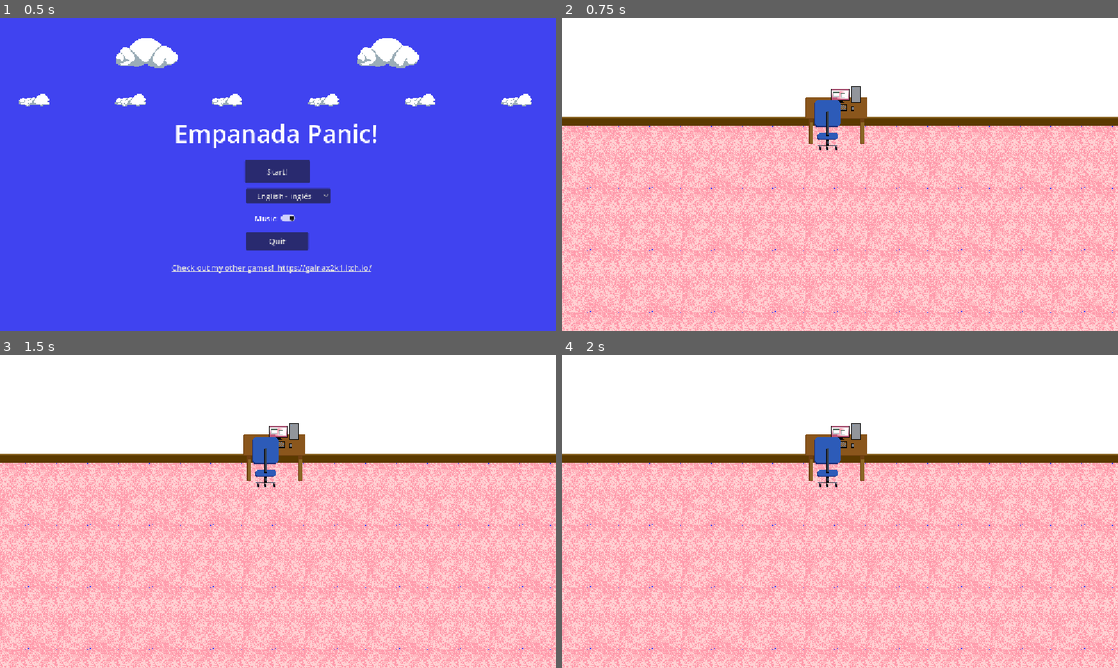
Above: before the commit, frames 1-4 (two rows, left to right).
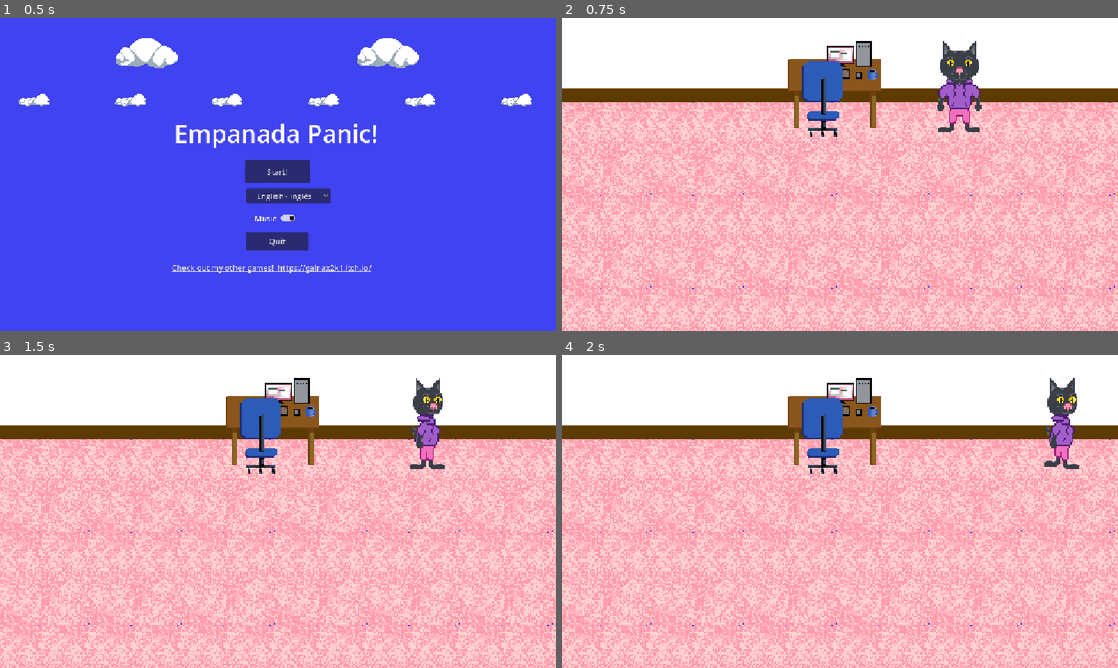
Above: after the commit, the same moments.

Repository: gainax2k1/empanada-panic
Game: Godot game, scene res://Scenes/game.tscn
The game is run twice, just before and just after one commit, with the same random seed, the same clock (stepped at 60 frames per second) and the same inputs.
Inputs (mouse positions are in pixels of both pictures, inside the frame that each line leads up to):
- Up to frame 1 (0.5 s): no input
- Up to frame 2 (0.75 s): click "Start!" at 0.5 s
- Up to frame 3 (1.5 s): tap Enter at 1.25 s; move the mouse to (400, 495) at 1.27 s; hold Right (ui_right) from 1.28 s (still down)
- Up to frame 4 (2 s): keep holding Right (ui_right)

Frame 1 is identical in both runs. In frame 2, 57% of the frame differs, in the area x 0-100%, y 7-100%; in frame 3, 56%; in frame 4, 56%.

Commit message:
interior movement and animation

Diff:
--- /dev/null
+++ b/Scenes/character_body_2d.gd
@@ -0,0 +1,10 @@
+extends CharacterBody2D
+
+const SPEED = 100.0
+
+func _physics_process(delta: float) -> void:
+	var move_vector: Vector2 = Input.get_vector("ui_left", "ui_right", "ui_up", "ui_down")
+
+	velocity = move_vector * SPEED
+
+	move_and_slide()
--- a/Scenes/interior.tscn
+++ b/Scenes/interior.tscn
@@ -7,6 +7,9 @@
 [ext_resource type="Texture2D" uid="uid://dhli754c3detf" path="res://Graphics/Interior/wood-desk.png" id="5_4ytjt"]
 [ext_resource type="Texture2D" uid="uid://de7cwiatt2y2b" path="res://Graphics/Interior/desktop-coputer.png" id="6_weeyf"]
 [ext_resource type="Texture2D" uid="uid://bu58oumhtvfo5" path="res://Graphics/Interior/desk-chair.png" id="7_i3eo0"]
+[ext_resource type="Texture2D" uid="uid://0ma7nepncbg8" path="res://Graphics/Interior/mug.png" id="8_ndt06"]
+[ext_resource type="Script" uid="uid://cjfos3n1cmvu4" path="res://Scripts/HeroCat.gd" id="9_4ytjt"]
+[ext_resource type="Texture2D" uid="uid://d0y2rfc8ptajg" path="res://Graphics/Characters/hero-cat-big-animated-Sheet.png" id="10_4ytjt"]
 
 [sub_resource type="TileSetAtlasSource" id="TileSetAtlasSource_hw515"]
 texture = ExtResource("2_tvrgx")
@@ -46,12 +49,159 @@
 sources/1 = SubResource("TileSetAtlasSource_fesy0")
 sources/2 = SubResource("TileSetAtlasSource_g117r")
 
+[sub_resource type="RectangleShape2D" id="RectangleShape2D_0vkqu"]
+size = Vector2(1159, 314)
+
+[sub_resource type="RectangleShape2D" id="RectangleShape2D_5ltfr"]
+size = Vector2(59, 44)
+
+[sub_resource type="RectangleShape2D" id="RectangleShape2D_e78ct"]
+size = Vector2(19, 49)
+
+[sub_resource type="RectangleShape2D" id="RectangleShape2D_ga5kc"]
+size = Vector2(25, 8)
+
+[sub_resource type="AtlasTexture" id="AtlasTexture_weeyf"]
+atlas = ExtResource("10_4ytjt")
+region = Rect2(0, 0, 32, 64)
+
+[sub_resource type="AtlasTexture" id="AtlasTexture_i3eo0"]
+atlas = ExtResource("10_4ytjt")
+region = Rect2(0, 64, 32, 64)
+
+[sub_resource type="AtlasTexture" id="AtlasTexture_hw515"]
+atlas = ExtResource("10_4ytjt")
+region = Rect2(0, 128, 32, 64)
+
+[sub_resource type="AtlasTexture" id="AtlasTexture_fesy0"]
+atlas = ExtResource("10_4ytjt")
+region = Rect2(0, 192, 32, 64)
+
+[sub_resource type="AtlasTexture" id="AtlasTexture_g117r"]
+atlas = ExtResource("10_4ytjt")
+region = Rect2(64, 0, 32, 64)
+
+[sub_resource type="AtlasTexture" id="AtlasTexture_575xr"]
+atlas = ExtResource("10_4ytjt")
+region = Rect2(64, 64, 32, 64)
+
+[sub_resource type="AtlasTexture" id="AtlasTexture_rr08r"]
+atlas = ExtResource("10_4ytjt")
+region = Rect2(64, 128, 32, 64)
+
+[sub_resource type="AtlasTexture" id="AtlasTexture_1n1yy"]
+atlas = ExtResource("10_4ytjt")
+region = Rect2(64, 192, 32, 64)
+
+[sub_resource type="AtlasTexture" id="AtlasTexture_amk3b"]
+atlas = ExtResource("10_4ytjt")
+region = Rect2(96, 0, 32, 64)
+
+[sub_resource type="AtlasTexture" id="AtlasTexture_4d42j"]
+atlas = ExtResource("10_4ytjt")
+region = Rect2(96, 64, 32, 64)
+
+[sub_resource type="AtlasTexture" id="AtlasTexture_cucn4"]
+atlas = ExtResource("10_4ytjt")
+region = Rect2(96, 128, 32, 64)
+
+[sub_resource type="AtlasTexture" id="AtlasTexture_jmpqy"]
+atlas = ExtResource("10_4ytjt")
+region = Rect2(96, 192, 32, 64)
+
+[sub_resource type="AtlasTexture" id="AtlasTexture_hhj6u"]
+atlas = ExtResource("10_4ytjt")
+region = Rect2(32, 0, 32, 64)
+
+[sub_resource type="AtlasTexture" id="AtlasTexture_247wb"]
+atlas = ExtResource("10_4ytjt")
+region = Rect2(32, 64, 32, 64)
+
+[sub_resource type="AtlasTexture" id="AtlasTexture_ew5rc"]
+atlas = ExtResource("10_4ytjt")
+region = Rect2(32, 128, 32, 64)
+
+[sub_resource type="AtlasTexture" id="AtlasTexture_amt25"]
+atlas = ExtResource("10_4ytjt")
+region = Rect2(32, 192, 32, 64)
+
+[sub_resource type="SpriteFrames" id="SpriteFrames_ga5kc"]
+animations = [{
+"frames": [{
+"duration": 0.5,
+"texture": SubResource("AtlasTexture_weeyf")
+}, {
+"duration": 1.0,
+"texture": SubResource("AtlasTexture_i3eo0")
+}, {
+"duration": 0.5,
+"texture": SubResource("AtlasTexture_hw515")
+}, {
+"duration": 1.0,
+"texture": SubResource("AtlasTexture_fesy0")
+}],
+"loop": 1,
+"name": &"Facing-Down",
+"speed": 5.0
+}, {
+"frames": [{
+"duration": 1.0,
+"texture": SubResource("AtlasTexture_g117r")
+}, {
+"duration": 1.0,
+"texture": SubResource("AtlasTexture_575xr")
+}, {
+"duration": 1.0,
+"texture": SubResource("AtlasTexture_rr08r")
+}, {
+"duration": 1.0,
+"texture": SubResource("AtlasTexture_1n1yy")
+}],
+"loop": 1,
+"name": &"Facing-Left",
+"speed": 5.0
+}, {
+"frames": [{
+"duration": 1.0,
+"texture": SubResource("AtlasTexture_amk3b")
+}, {
+"duration": 1.0,
+"texture": SubResource("AtlasTexture_4d42j")
+}, {
+"duration": 1.0,
+"texture": SubResource("AtlasTexture_cucn4")
+}, {
+"duration": 1.0,
+"texture": SubResource("AtlasTexture_jmpqy")
+}],
+"loop": 1,
+"name": &"Facing-Right",
+"speed": 5.0
+}, {
+"frames": [{
+"duration": 0.5,
+"texture": SubResource("AtlasTexture_hhj6u")
+}, {
+"duration": 1.0,
+"texture": SubResource("AtlasTexture_247wb")
+}, {
+"duration": 0.5,
+"texture": SubResource("AtlasTexture_ew5rc")
+}, {
+"duration": 1.0,
+"texture": SubResource("AtlasTexture_amt25")
+}],
+"loop": 1,
+"name": &"Facing-Up",
+"speed": 5.0
+}]
+
 [node name="Interior" type="Node2D" unique_id=668433556]
 script = ExtResource("1_bxmwn")
 
 [node name="Camera2D" type="Camera2D" parent="." unique_id=1194269572]
 position = Vector2(324, 354)
-zoom = Vector2(2, 2)
+zoom = Vector2(3, 3)
 
 [node name="Label" type="Label" parent="." unique_id=944945587]
 offset_left = 467.0
@@ -64,16 +214,53 @@
 tile_map_data = PackedByteArray("AAAAAAAAAQAAAAAAAAAAAAEAAQAAAAEAAAABAAAAAQABAAAAAAABAAEAAQABAAEAAAAAAAIAAQAAAAAAAAAAAA …(47152 unchanged characters)…
 tile_set = SubResource("TileSet_ga5kc")
 
+[node name="StaticBody2D" type="StaticBody2D" parent="WallCarpet" unique_id=2101739093]
+position = Vector2(1, -1)
+
+[node name="CollisionShape2D" type="CollisionShape2D" parent="WallCarpet/StaticBody2D" unique_id=124141446]
+position = Vector2(569.5, 147)
+shape = SubResource("RectangleShape2D_0vkqu")
+
 [node name="Furniture" type="TileMapLayer" parent="." unique_id=1862679663]
 
 [node name="WoodDesk" type="Sprite2D" parent="." unique_id=2135215725]
 position = Vector2(320, 290)
 texture = ExtResource("5_4ytjt")
 
-[node name="DesktopCoputer" type="Sprite2D" parent="." unique_id=1062404772]
+[node name="StaticBody2D" type="StaticBody2D" parent="WoodDesk" unique_id=684877721]
+
+[node name="CollisionShape2D" type="CollisionShape2D" parent="WoodDesk/StaticBody2D" unique_id=1948939232]
+position = Vector2(0.5, 8)
+shape = SubResource("RectangleShape2D_5ltfr")
+
+[node name="DesktopComputer" type="Sprite2D" parent="." unique_id=1062404772]
 position = Vector2(330, 278)
 texture = ExtResource("6_weeyf")
 
 [node name="DeskChair" type="Sprite2D" parent="." unique_id=2102293045]
-position = Vector2(311, 305)
+position = Vector2(312, 304)
 texture = ExtResource("7_i3eo0")
+
+[node name="StaticBody2D" type="StaticBody2D" parent="DeskChair" unique_id=988950829]
+position = Vector2(0.5, -2.5)
+
+[node name="CollisionShape2D" type="CollisionShape2D" parent="DeskChair/StaticBody2D" unique_id=2002027435]
+shape = SubResource("RectangleShape2D_e78ct")
+
+[node name="Mug" type="Sprite2D" parent="." unique_id=283110079]
+position = Vector2(347.00003, 285.00003)
+scale = Vector2(0.4375, 0.4375)
+texture = ExtResource("8_ndt06")
+
+[node name="HeroCat" type="CharacterBody2D" parent="." unique_id=309166348]
+motion_mode = 1
+script = ExtResource("9_4ytjt")
+
+[node name="CollisionShape2D" type="CollisionShape2D" parent="HeroCat" unique_id=100164760]
+position = Vector2(406.5, 320)
+shape = SubResource("RectangleShape2D_ga5kc")
+
+[node name="HeroCatBig" type="AnimatedSprite2D" parent="HeroCat" unique_id=746632077]
+position = Vector2(407, 293)
+sprite_frames = SubResource("SpriteFrames_ga5kc")
+animation = &"Facing-Down"
--- /dev/null
+++ b/Scripts/HeroCat.gd
@@ -0,0 +1,21 @@
+extends CharacterBody2D
+
+const SPEED = 100.0
+
+func _physics_process(delta: float) -> void:
+	var move_vector: Vector2 = Input.get_vector("ui_left", "ui_right", "ui_up", "ui_down")
+
+	velocity = move_vector * SPEED
+
+	if velocity.x > 0:
+		$HeroCatBig.play("Facing-Right")
+	elif velocity.x < 0:
+		$HeroCatBig.play("Facing-Left")
+	elif velocity.y > 0:
+		$HeroCatBig.play("Facing-Down")
+	elif velocity.y < 0:
+		$HeroCatBig.play("Facing-Up")
+	if velocity == Vector2(0,0):
+		$HeroCatBig.stop()
+
+	move_and_slide()
--- a/project_time_tracker.json
+++ b/project_time_tracker.json
@@ -1,7 +1,7 @@
 {
-  "2D": 10424.483,
+  "2D": 11273.053,
   "AFK": 1463.375,
   "Documentation": 211.744,
-  "Game": 1251.286,
-  "Script": 12564.568
+  "Game": 2685.715,
+  "Script": 13204.375
 }
Binary file added: Graphics/Characters/hero-cat-big-Sheet.png
Not shown, added: Graphics/Characters/hero-cat-big-Sheet.png.import
Binary file added: Graphics/Characters/hero-cat-big-animated-Sheet.aseprite
Binary file added: Graphics/Characters/hero-cat-big-animated-Sheet.png
Not shown, added: Graphics/Characters/hero-cat-big-animated-Sheet.png.import
Binary file added: Graphics/Characters/hero-cat-big-animated.aseprite
Binary file added: Graphics/Characters/hero-cat-big.aseprite
Binary file added: Graphics/Characters/hero-cat-big.png
Not shown, added: Graphics/Characters/hero-cat-big.png.import
Binary file added: Graphics/Interior/mug.aseprite
Binary file added: Graphics/Interior/mug.png
Not shown, added: Graphics/Interior/mug.png.import
(and 2 more such lines)
